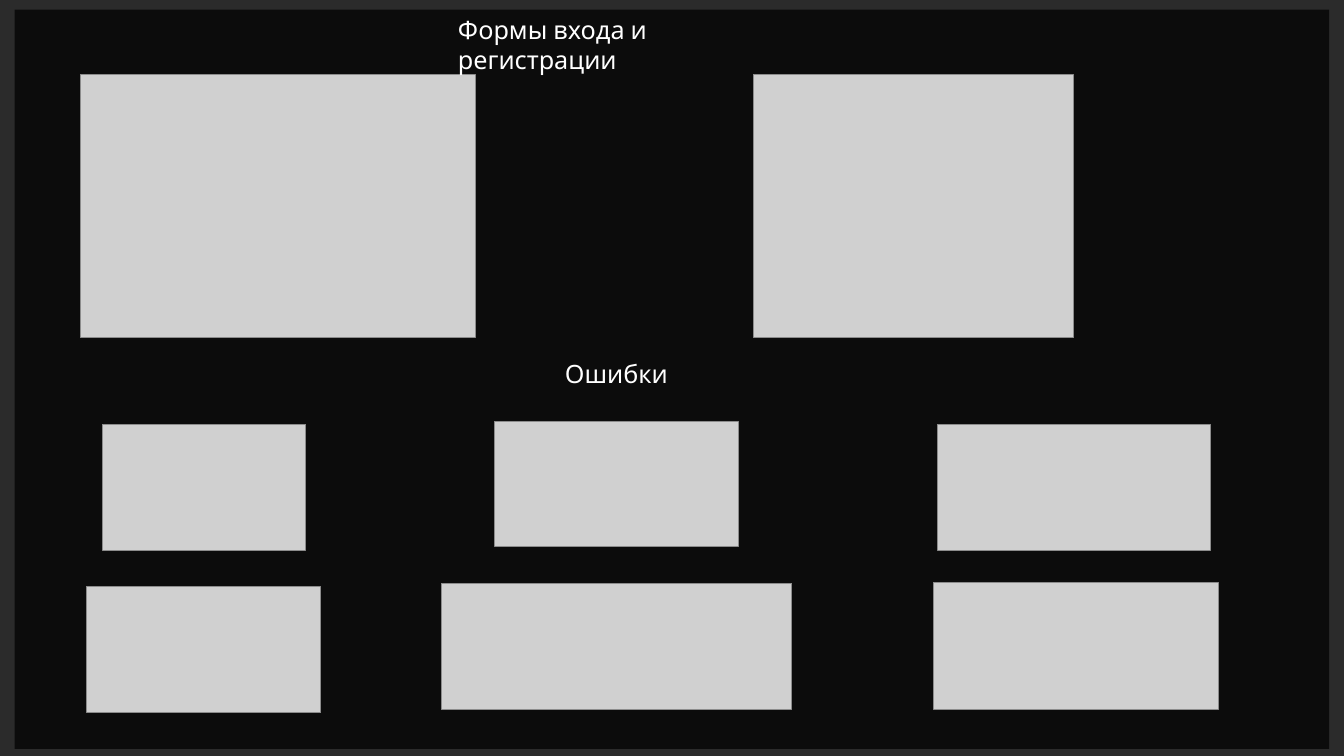
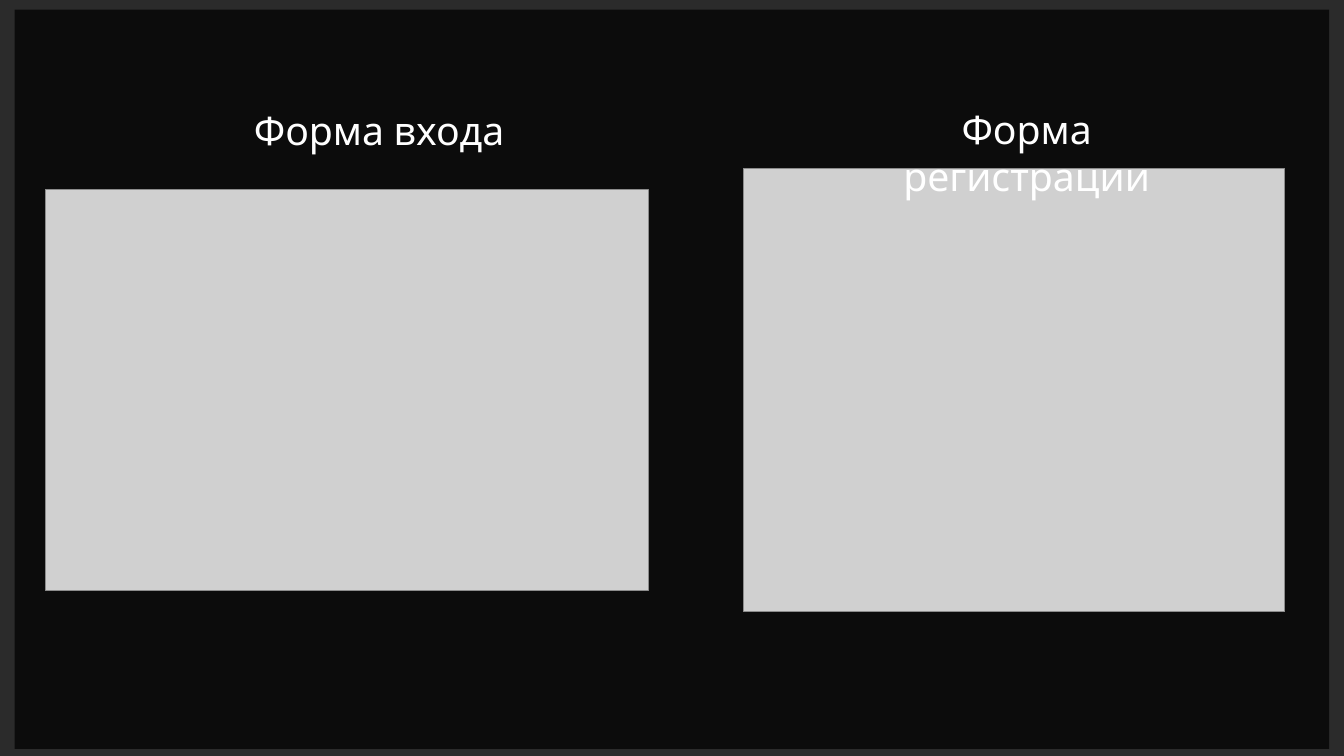
Before and after one commit to fivan999/cinema-controlling-system, a slide deck: slide 3 of data/description_files/cinema-controlling-system.pptm. Drawn at 1344x756 pixels with LibreOffice and Linux fonts; fonts in the diff are those of the drawing; grey boxes stand for pictures; background and template pictures are left out; a plain dark background stands for a picture behind light text. Boxes give left, top, right and bottom in pixels: in the first picture for what was removed or moved away, otherwise in the second. Text is boxed around its words. In the diff, an @@ line names an element or a change of style, - is before the commit and + after.

```diff
--- a/data/description_files/cinema-controlling-system.pptm
+++ b/data/description_files/cinema-controlling-system.pptm
@@ text at (x1=254, y1=116, x2=505, y2=155): text changed; size 18 to 28 pt @@
-Формы входа и регистрации
+Форма входа
@@ text added at (x1=903, y1=115, x2=1150, y2=200), 28 pt, text #FFFFFF @@
+Форма регистрации
@@ picture resized from (x1=754, y1=75, x2=1075, y2=337) to (x1=744, y1=168, x2=1286, y2=612) @@
@@ picture resized from (x1=81, y1=75, x2=476, y2=337) to (x1=45, y1=190, x2=648, y2=591) @@
@@ text removed at (x1=565, y1=364, x2=668, y2=384) @@
-Ошибки
@@ picture removed at (x1=102, y1=424, x2=306, y2=551) @@
@@ picture removed at (x1=495, y1=421, x2=739, y2=546) @@
@@ picture removed at (x1=938, y1=424, x2=1211, y2=551) @@
@@ picture removed at (x1=87, y1=587, x2=321, y2=713) @@
@@ picture removed at (x1=442, y1=583, x2=792, y2=709) @@
@@ picture removed at (x1=934, y1=582, x2=1218, y2=709) @@
```
Also in this commit, not shown: 4 other slides changed, 13 slides added, 4 slides removed, 3 other files.
